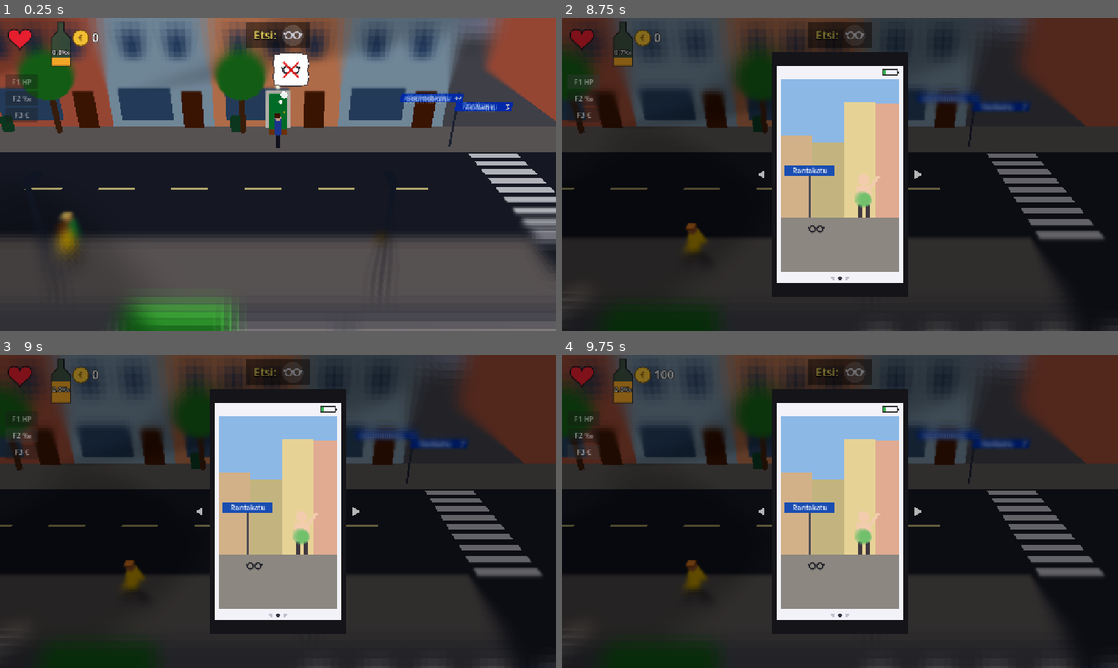
Above: before the commit, frames 1-4 (two rows, left to right).
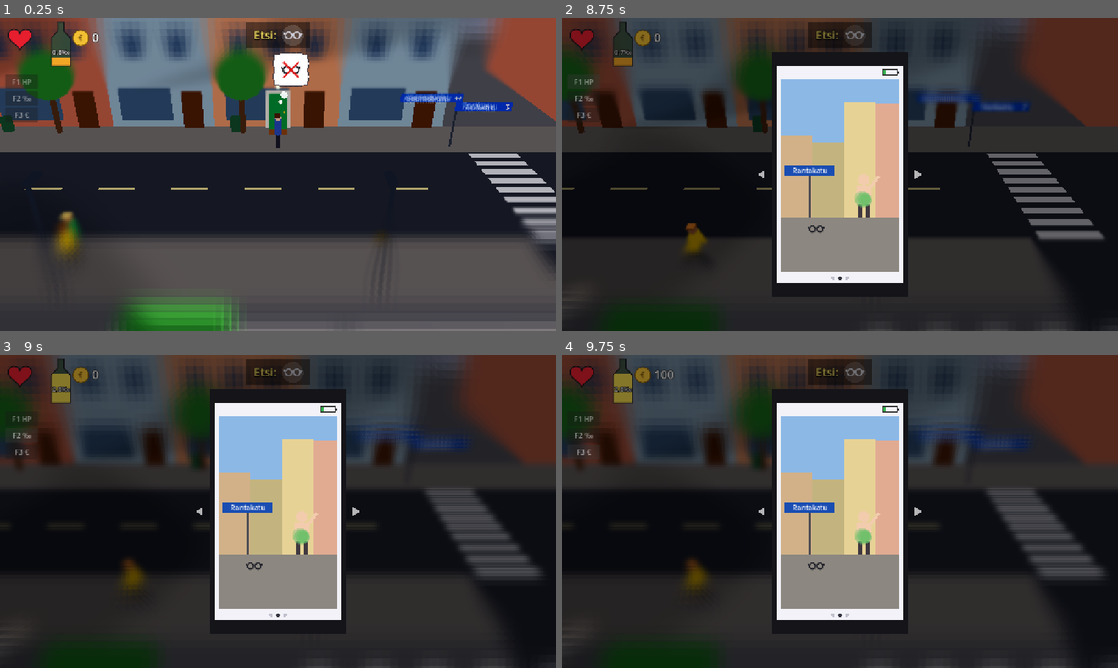
Above: after the commit, the same moments.

Repository: Ecculi/GoodMorningMoonshine
Game: Godot game, scene res://scenes/main.tscn
Same seed, same stepped clock (60 frames per second), same inputs: the game is played once before the commit and once after it.
Inputs:
- Up to frame 1 (0.25 s): no input
- Up to frame 2 (8.75 s): tap Enter at 0.5, 4.35 s; hold Right (move_right) 0.53-1.28 s; hold Space (action) 0.53-1.28 s; tap P (phone) at 0.8, 1.35, 2.3, 2.85, 3.8, 5.3, 6.6 s; hold Down (move_down) 1.28-2.03 s; tap Space (action) at 1.55, 3.05, 4.55, 5.85, 7.35 s; hold Right (move_right) 2.03-2.78 s; hold Space (action) 2.03-2.78 s; hold Up (move_up) 2.78-3.53 s; hold Left (move_left) 3.53-5.03 s; tap Z at 3.6 s; hold Down (move_down) 5.03-5.78 s; tap Tab at 5.1 s; hold Right (move_right) 5.78-6.53 s; hold Up (move_up) 6.53-7.28 s; hold Right (move_right) 7.28-8 s; click "F1 HP" at 8 s
- Up to frame 3 (9 s): click "F2 ‰" at 8.75 s
- Up to frame 4 (9.75 s): click "F3 €" at 9.5 s

Frames 1-2 are identical in both runs. In frame 3, 3.1% of the frame differs, in the area x 0-98%, y 6-72%; in frame 4, 3.1%.

Commit message:
Missing phone shows a thought bubble; F2 debug sets 2.8 per mille
The debug value 2.0 never reached the drunk effects (they start above
2.0 and alcohol drops as soon as you move).

Co-Authored-By: Claude Opus 5.5 <noreply@anthropic.com>
Claude-Session: https://claude.ai/code/session_014p1PebUFuQA4D9T8dUNWSx

Diff:
--- a/scripts/debug_tools.gd
+++ b/scripts/debug_tools.gd
@@ -1,9 +1,9 @@
 extends CanvasLayer
 ## Debug helpers (only in debug builds, e.g. when run from the editor):
-## F1 = health full, F2 = alcohol to the top of the normal range,
+## F1 = health full, F2 = alcohol 2.8 per mille (drunk, below passing out),
 ## F3 = money +100 €. The same as small on-screen buttons for touch screens.
 
-const DEBUG_PROMILLE := 2.0
+const DEBUG_PROMILLE := 2.8
 
 
 func _ready() -> void:
--- a/scripts/hud.gd
+++ b/scripts/hud.gd
@@ -16,7 +16,11 @@
 var _hurt := 0.0
 var _fade := 0.0
 var _bubble_on := false
+## Items shown in the thought bubble (morning: today's lost items).
+var _bubble_items: Array = []
 var _bubble_walked := 0.0
+## A short thought also disappears by itself after this many seconds.
+var _think_t := 0.0
 var _bubble_last := Vector3.ZERO
 ## Belongings that were missing this morning (found ones turn coloured).
 var _today: Array = []
@@ -45,10 +49,21 @@
 ## Morning: the character pats their pockets; missing things are crossed out.
 func show_pocket_check() -> void:
 	_today = GameState.lost.duplicate()
+	_bubble_items = _today
 	_bubble_on = not _today.is_empty()
 	_bubble_walked = 0.0
 	if main != null and main.player != null:
 		_bubble_last = main.player.position
+
+
+## A short thought bubble, e.g. "my phone is missing" (gone after ~2 m).
+func think(items: Array) -> void:
+	_bubble_items = items
+	_bubble_on = true
+	_bubble_walked = BUBBLE_WALK - 2.0
+	if main != null and main.player != null:
+		_bubble_last = main.player.position
+	_think_t = 1.5
 
 
 ## Quick fade from black when the view changes to another block.
@@ -65,6 +80,10 @@
 		if d < 2.0:  # ignore jumps when the view changes
 			_bubble_walked += d
 		_bubble_last = p
+		if _think_t > 0.0:
+			_think_t -= delta
+			if _think_t <= 0.0:
+				_bubble_on = false
 		if _bubble_walked >= BUBBLE_WALK:
 			_bubble_on = false
 	card_time += delta
@@ -269,7 +288,7 @@
 	var anchor: Vector2 = main.camera.unproject_position(head)
 	var size := 46.0
 	var gap := 12.0
-	var w := _today.size() * size + (_today.size() - 1) * gap + 36.0
+	var w := _bubble_items.size() * size + (_bubble_items.size() - 1) * gap + 36.0
 	var h := size + 30.0
 	var center := anchor + Vector2(30, -h * 0.5 - 46)
 	center.x = clampf(center.x, w * 0.5 + 8, vs.x - w * 0.5 - 8)
@@ -292,8 +311,8 @@
 		draw_circle(Vector2(x, r.position.y + h * 0.3), h * 0.32 - 2.0, white)
 		draw_circle(Vector2(x, r.end.y - h * 0.3), h * 0.32 - 2.0, white)
 	draw_rect(r.grow(-4.0), white)
-	for i in _today.size():
-		var id: String = _today[i]
+	for i in _bubble_items.size():
+		var id: String = _bubble_items[i]
 		var c := Vector2(r.position.x + 18 + size * 0.5 + i * (size + gap), center.y)
 		LostItems.draw_icon(self, id, c, size, "own")
 		var red := Color(0.9, 0.1, 0.1, a)
--- a/scripts/main.gd
+++ b/scripts/main.gd
@@ -352,7 +352,8 @@
 	if GameState.over or GameState.modal != "":
 		return
 	if GameState.is_lost("phone"):
-		popup("?", player.position + Vector3(0, 2.2, 0), Color(1, 0.6, 0.5))
+		# Thought bubble: the phone, crossed out.
+		hud.think(["phone"])
 		return
 	GameState.modal = "phone"
 	phone_page = 0
